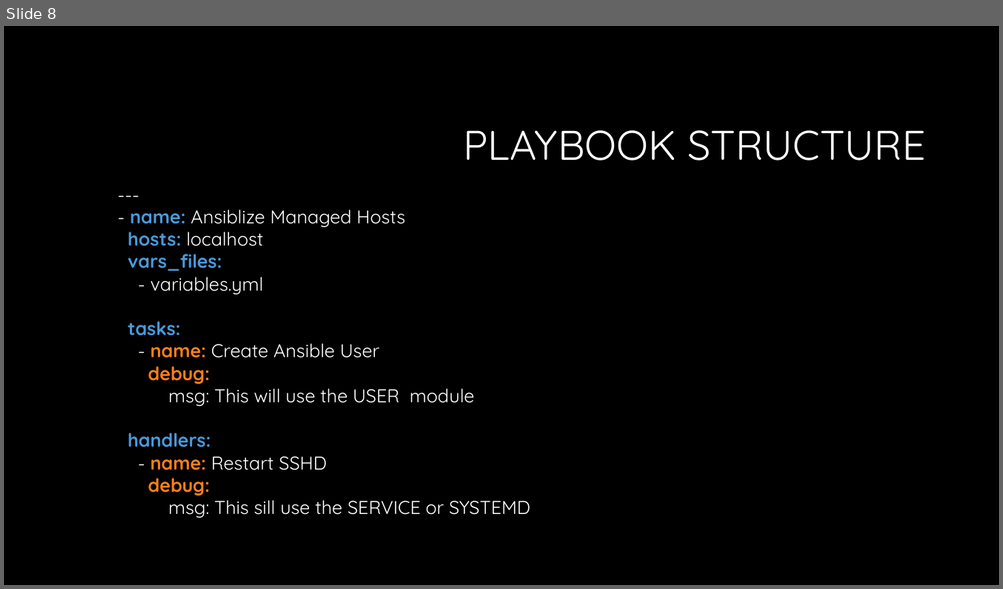
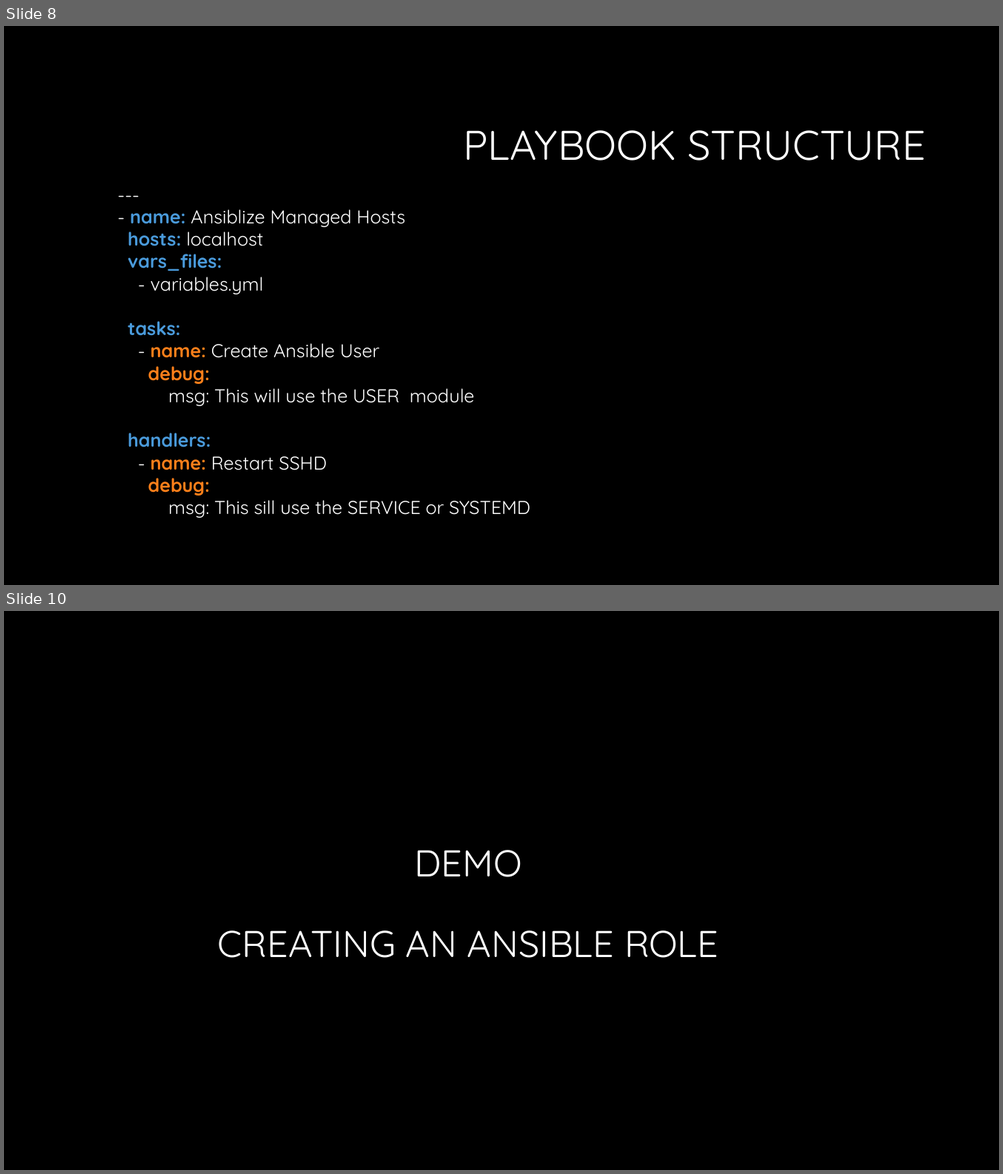
Before and after one commit to tmichett/LUG, a slide deck: Ansible_Roles/Presentation/CKB-LUG-Ansible.pptx. Shown one above the other, each under a label of ours: slide 8 before the commit, slides 8 and 10 after it; the slides between them are not shown. The pictures are 1003x589 and 1003x1174 pixels, drawn with LibreOffice and Linux fonts; fonts in the diff are those of the drawing; background and template pictures are left out. Boxes give left, top, right and bottom in pixels: in the first picture for what was removed or moved away, otherwise in the second. Text is boxed around its words. In the diff, an @@ line names an element or a change of style, - is before the commit and + after.

```diff
--- a/Ansible_Roles/Presentation/CKB-LUG-Ansible.pptx
+++ b/Ansible_Roles/Presentation/CKB-LUG-Ansible.pptx
@@ slide 10 added at <box>4,611,999,1170</box>, background #000000 @@
@@ title added at <box>218,850,718,958</box>, 36 pt, text #FFFFFF @@
+DEMO
+CREATING AN ANSIBLE ROLE
```
Also in this commit, not shown: 5 other slides added, 5 other files.
